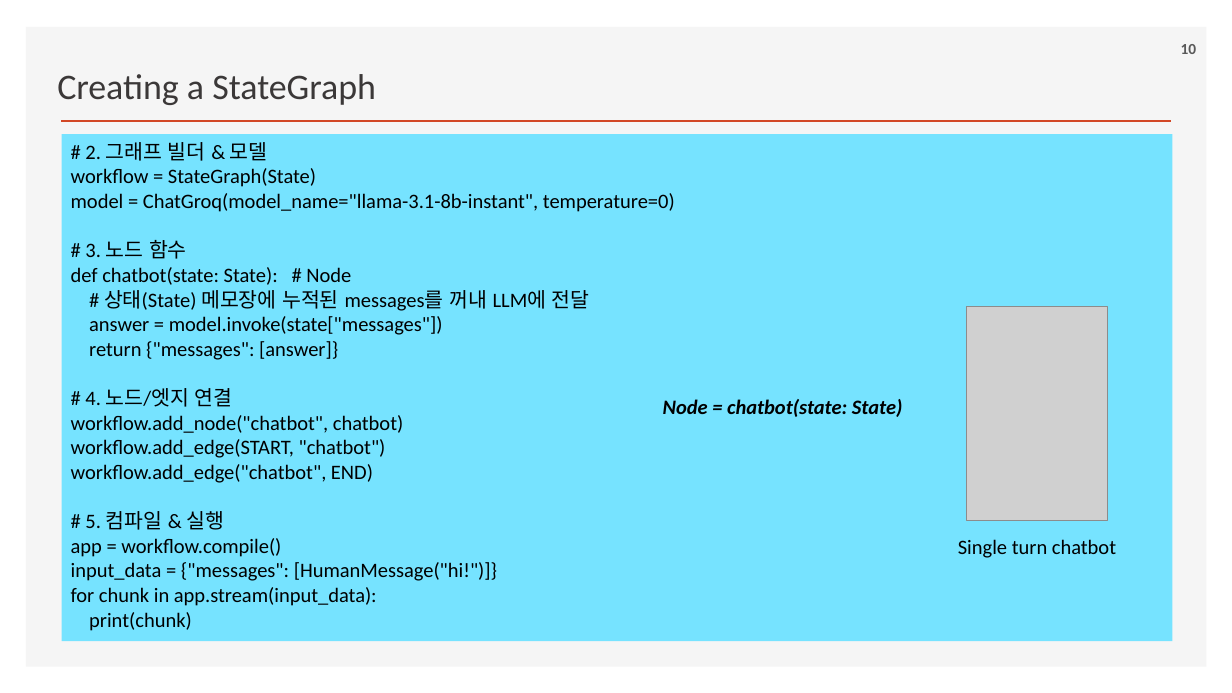
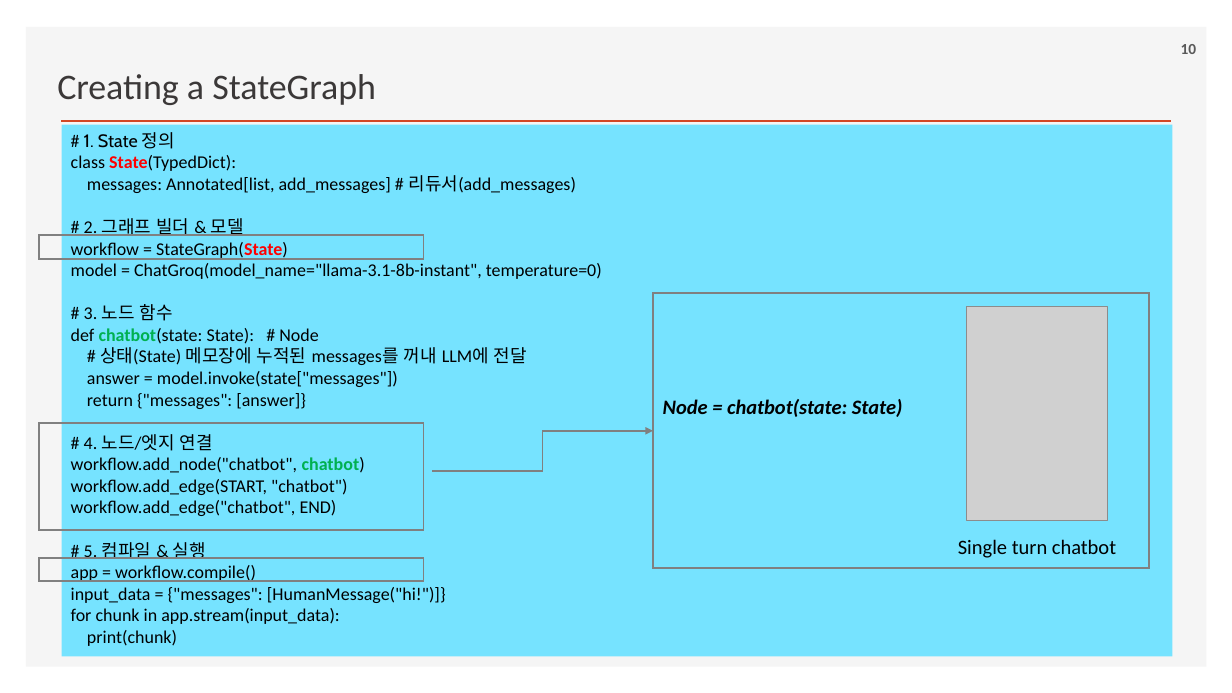
Before and after one commit to ancestor9/2026_Fall_Learning-Langchain-AI-Agent, a slide deck: slide 10 of ppts/CHAPTER 4 Using LangGraph to Add Memory to Your Chatbot.pptx. Drawn at 1232x693 pixels with LibreOffice and Linux fonts; fonts in the diff are those of the drawing; grey boxes stand for pictures; background and template pictures are left out. Boxes give left, top, right and bottom in pixels: in the first picture for what was removed or moved away, otherwise in the second. Text is boxed around its words. In the diff, an @@ line names an element or a change of style, - is before the commit and + after.

```diff
--- a/ppts/CHAPTER 4 Using LangGraph to Add Memory to Your Chatbot.pptx
+++ b/ppts/CHAPTER 4 Using LangGraph to Add Memory to Your Chatbot.pptx
@@ rectangle "# 1. State 정의" resized from (x1=62, y1=134, x2=1173, y2=641) to (x1=62, y1=125, x2=1173, y2=657) @@
@@ text in rectangle at (x1=71, y1=132, x2=576, y2=193): paragraphs added @@
+# 1. State 정의
+class State(TypedDict):
+messages: Annotated[list, add_messages] # 리듀서(add_messages)
@@ rectangle added at (x1=40, y1=236, x2=424, y2=259), outline #808080 1.5 pt @@
@@ text in rectangle at (x1=71, y1=218, x2=602, y2=646): size 16 to 14 pt in "# 2. 그래프 빌더 & 모델", "workflow = StateGraph(State)", "model = ChatGroq(model_name="llama-3.1-8b-instant", temperat ...", "# 3. 노드 함수" and 13 more places; text colour #000000 to #FF0000 in "StateGraph(State)"; bold on in "StateGraph(State)", "chatbot(state:", "chatbot)"; text colour #000000 to #00B050 in "chatbot(state:", "chatbot)" @@
@@ rectangle added at (x1=653, y1=294, x2=1150, y2=569), outline #808080 1.5 pt @@
@@ rectangle added at (x1=40, y1=423, x2=424, y2=530), outline #808080 1.5 pt @@
@@ elbow arrow added from (433, 470) to (653, 431), #808080 1.5 pt @@
@@ rectangle added at (x1=40, y1=558, x2=424, y2=581), outline #808080 1.5 pt @@
```
Also in this commit, not shown: 10 other slides changed, 1 slide added, 1 slide removed.
